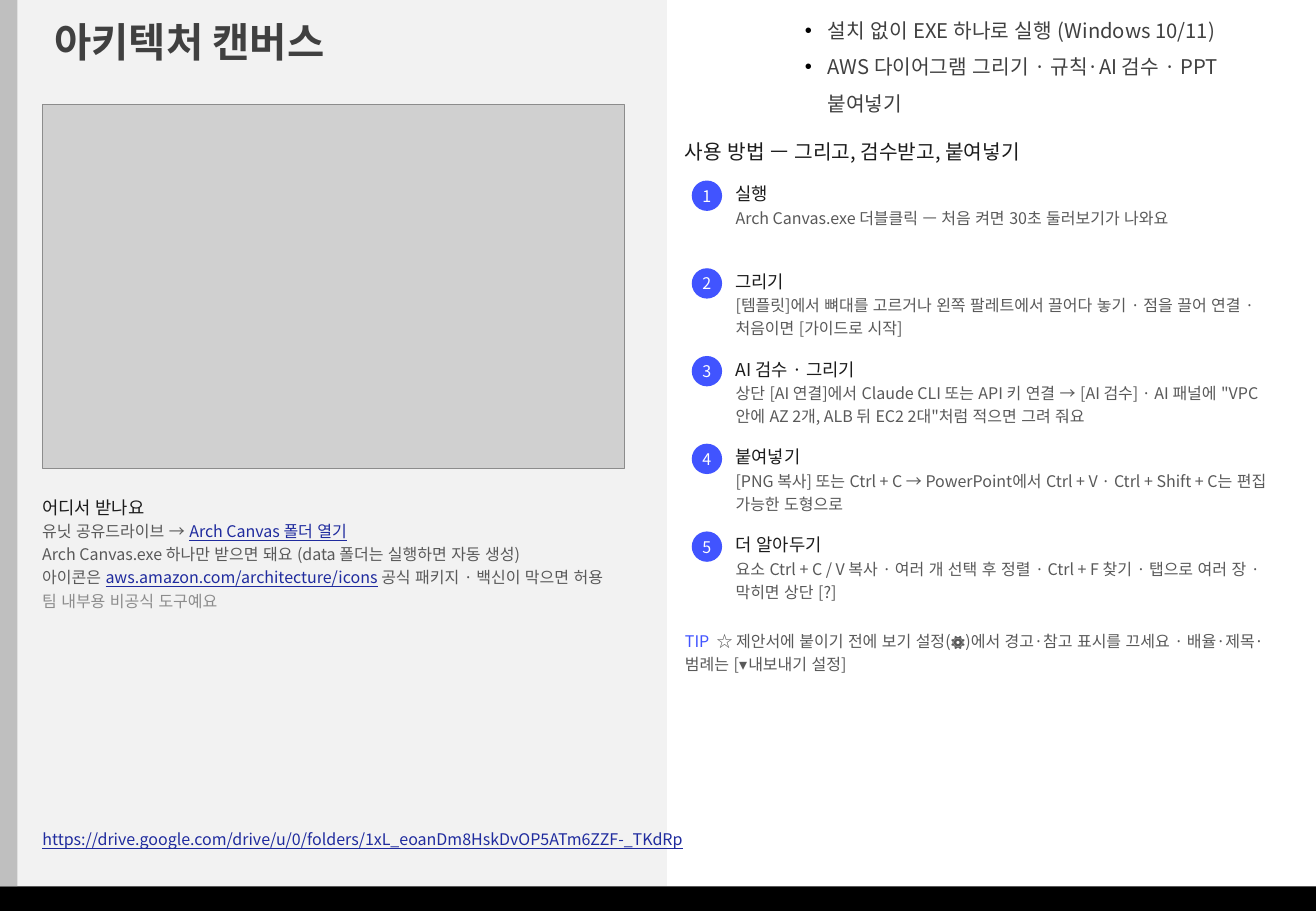
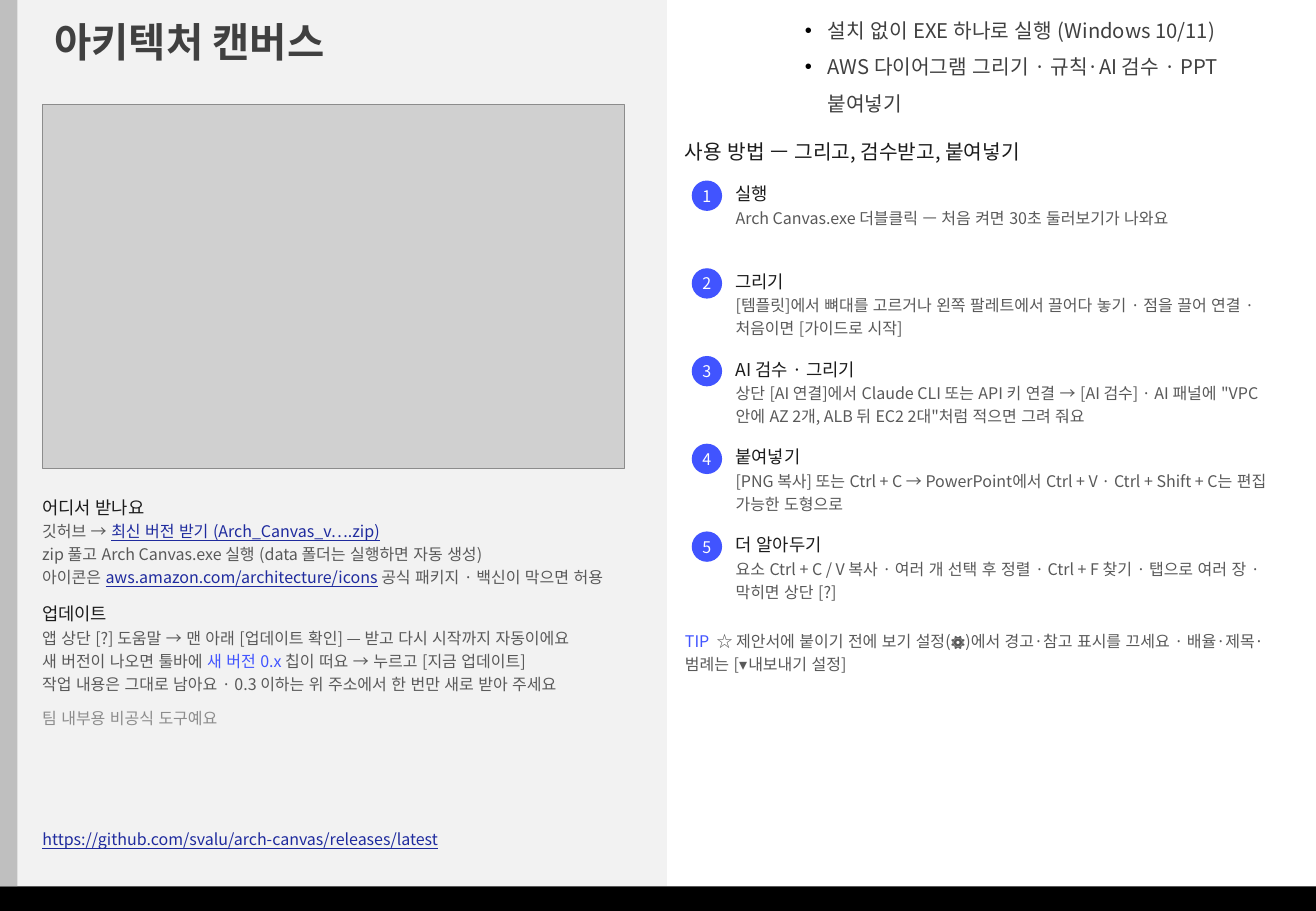
Before and after one commit to svalu/arch-canvas, a slide deck: slide 1 of docs/Arch_Canvas_사용설명서.pptx. Drawn at 1316x911 pixels with LibreOffice and Linux fonts; fonts in the diff are those of the drawing; grey boxes stand for pictures. Boxes give left, top, right and bottom in pixels: in the first picture for what was removed or moved away, otherwise in the second. Text is boxed around its words. In the diff, an @@ line names an element or a change of style, - is before the commit and + after.

```diff
--- a/docs/Arch_Canvas_사용설명서.pptx
+++ b/docs/Arch_Canvas_사용설명서.pptx
@@ text at [42,523,482,564]: text changed @@
-유닛 공유드라이브 → Arch Canvas 폴더 열기
-Arch Canvas.exe 하나만 받으면 돼요 (data 폴더는 실행하면 자동 생성)
+깃허브 → 최신 버전 받기 (Arch_Canvas_v….zip)
+zip 풀고 Arch Canvas.exe 실행 (data 폴더는 실행하면 자동 생성)
@@ text at [42,605,570,691]: paragraphs added @@
+업데이트
+앱 상단 [?] 도움말 → 맨 아래 [업데이트 확인] — 받고 다시 시작까지 자동이에요
+새 버전이 나오면 툴바에 새 버전 0.x 칩이 떠요 → 누르고 [지금 업데이트]
+작업 내용은 그대로 남아요 · 0.3 이하는 위 주소에서 한 번만 새로 받아 주세요
@@ text at [42,832,437,849]: text changed @@
-https://drive.google.com/drive/u/0/folders/1xL_eoanDm8HskDvOP5ATm6ZZF-_TKdRp
+https://github.com/svalu/arch-canvas/releases/latest
```
Also in this commit, not shown: 10 other files.
